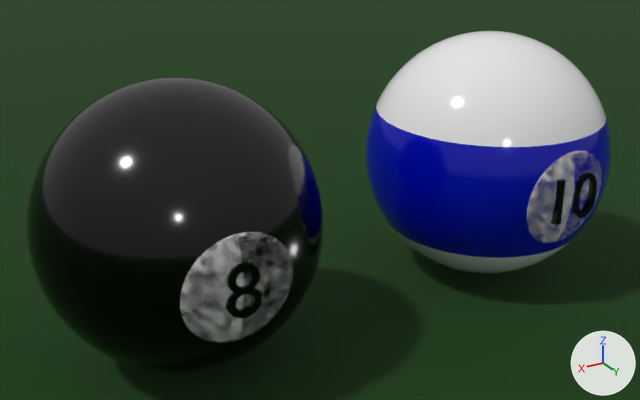
One commit to the Blender file ballz.blend: the scene before it, then after it.
The view is the same before and after, from a 50 mm camera at (4.73, 5.22, 2.54) aimed at (1.56, -0.06, -0.1). The lights are fixed; the arrows at lower right show +X, +Y and +Z. The first picture is the older version.
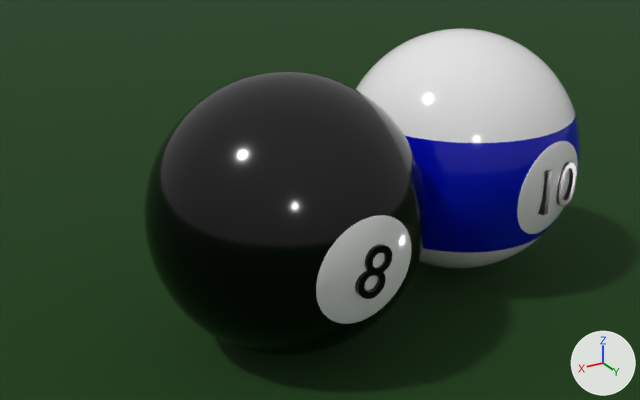
Commit message: I forgot to save

What differs and where, as boxes (x1, y1, x2, y2) in the pictures (640 x 400 px):
'Sphere.002', moved, turned: before (27, 77, 324, 372); after (144, 71, 427, 355)
'Sphere', moved, turned: before (366, 31, 611, 273); after (356, 28, 580, 268)
'Sphere.003', reshaped, moved, turned, modifiers changed: before (180, 232, 293, 343); after (316, 215, 411, 324)
'Sphere.001', reshaped, moved, turned, modifiers changed: before (526, 151, 602, 243); after (517, 141, 578, 234)
'Object.001', moved, turned: before (226, 262, 262, 318); after (355, 244, 392, 299)
'Object', moved, turned: before (550, 172, 597, 225); after (538, 161, 576, 215)
part 1 of me_sphere_001, cut back: after (517, 141, 578, 234)
part 3 of me_sphere_003, built on: after (316, 215, 411, 324)

Diff of the bpy script that builds the scene:
```diff
--- a/ballz.blend.py
+++ b/ballz.blend.py
@@ me_sphere_001 @@
 # used by ob_sphere_001; location = (0.0, 1.023, -0.08); scale = (0.4, 0.4, 0.4)
-me_sphere_001.from_pydata(...)  # 482 vertices, 512 faces; spans x -1.0..1.0, y -1.0..1.0, z -1.0..1.0
+me_sphere_001.from_pydata(...)  # 10854 vertices, 10582 faces; spans x -0.95..0.95, y -0.99..-0.08, z -0.93..0.98
+# me_sphere_001 part 1: 1 vertex moved within x -0.15, y -0.35, z 0.92; 402 vertices removed from x -1.0..1.0, y -1.0..1.0, z -1.0..1.0; 10774 vertices added at x -0.95..0.95, y -0.99..-0.08, z -0.93..0.98
+# me_sphere_001 part 2: the surface is now shaded flat
 me_sphere_001.materials.append(mat_white)
@@ me_sphere_003 @@
 # used by ob_sphere_003; location = (2.719, 1.023, -0.08); scale = (0.4, 0.4, 0.4)
-me_sphere_003.from_pydata(...)  # 482 vertices, 512 faces; spans x -1.0..1.0, y -1.0..1.0, z -1.0..1.0
+me_sphere_003.from_pydata(...)  # 10854 vertices, 10582 faces; spans x -0.95..0.95, y -0.99..-0.09, z -0.93..0.97
+# me_sphere_003 part 3: 12 vertices moved within x -0.65..0.65, y -0.65..-0.21, z -0.83..0.92; 452 vertices removed from x -1.0..1.0, y -1.0..1.0, z -1.0..1.0; 10824 vertices added at x -0.95..0.95, y -0.99..-0.09, z -0.93..0.97
+# me_sphere_003 part 4: the surface is now shaded flat
 me_sphere_003.materials.append(mat_white_002)
@@ ob_sphere @@
 ob_sphere = bpy.data.objects.new('Sphere', me_sphere)
-ob_sphere.location = (0.0, 0.0, 0.0)
+ob_sphere.location = (0.145, -0.188, 0.0)
+ob_sphere.rotation_euler = (0.0, 0.0, 0.192)  # degrees (0, 0, 11)
 _m = ob_sphere.modifiers.new('Subdivision', 'SUBSURF')
@@ ob_sphere_001 @@
 ob_sphere_001 = bpy.data.objects.new('Sphere.001', me_sphere_001)
-ob_sphere_001.location = (0.0, 1.023, -0.08)
+ob_sphere_001.location = (-0.05, 0.816, -0.08)
+ob_sphere_001.rotation_euler = (0.0, 0.0, 0.192)  # degrees (0, 0, 11)
 ob_sphere_001.scale = (0.4, 0.4, 0.4)
-_m = ob_sphere_001.modifiers.new('Subdivision', 'SUBSURF')
-_m.levels = 3
-_m.render_levels = 3
-_m = ob_sphere_001.modifiers.new('Boolean', 'BOOLEAN')
-_m.object = ob_sphere
-_m.operation = 'INTERSECT'
-_m.solver = 'MANIFOLD'
@@ ob_sphere_002 @@
 ob_sphere_002 = bpy.data.objects.new('Sphere.002', me_sphere_002)
-ob_sphere_002.location = (2.719, 0.0, 0.0)
+ob_sphere_002.location = (1.979, 0.179, -0.021)
+ob_sphere_002.rotation_euler = (0.0, -0.351, 0.0992)  # degrees (0, -20, 5.7)
 _m = ob_sphere_002.modifiers.new('Subdivision', 'SUBSURF')
@@ ob_sphere_003 @@
 ob_sphere_003 = bpy.data.objects.new('Sphere.003', me_sphere_003)
-ob_sphere_003.location = (2.719, 1.023, -0.08)
+ob_sphere_003.location = (1.905, 1.199, -0.096)
+ob_sphere_003.rotation_euler = (0.0, -0.351, 0.0992)  # degrees (0, -20, 5.7)
 ob_sphere_003.scale = (0.4, 0.4, 0.4)
-_m = ob_sphere_003.modifiers.new('Subdivision', 'SUBSURF')
-_m.levels = 3
-_m.render_levels = 3
-_m = ob_sphere_003.modifiers.new('Boolean', 'BOOLEAN')
-_m.object = ob_sphere_002
-_m.operation = 'INTERSECT'
-_m.solver = 'MANIFOLD'
@@ ob_object @@
 ob_object = bpy.data.objects.new('Object', txt_text)
-ob_object.location = (0.268, 0.95, -0.221)
-ob_object.rotation_euler = (1.571, 0.0, 3.142)  # degrees (90, 0, 180)
+ob_object.location = (0.227, 0.796, -0.221)
+ob_object.rotation_euler = (1.571, 0.0, 3.334)  # degrees (90, 0, 191)
 ob_object.scale = (0.514, 0.514, 0.514)
@@ ob_object_001 @@
 ob_object_001 = bpy.data.objects.new('Object.001', txt_text_001)
-ob_object_001.location = (2.85, 0.95, -0.221)
-ob_object_001.rotation_euler = (1.571, 0.0, 3.142)  # degrees (90, 0, 180)
+ob_object_001.location = (2.082, 1.144, -0.184)
+ob_object_001.rotation_euler = (1.571, 0.351, 3.241)  # degrees (90, 20, 186)
 ob_object_001.scale = (0.514, 0.514, 0.514)
```
